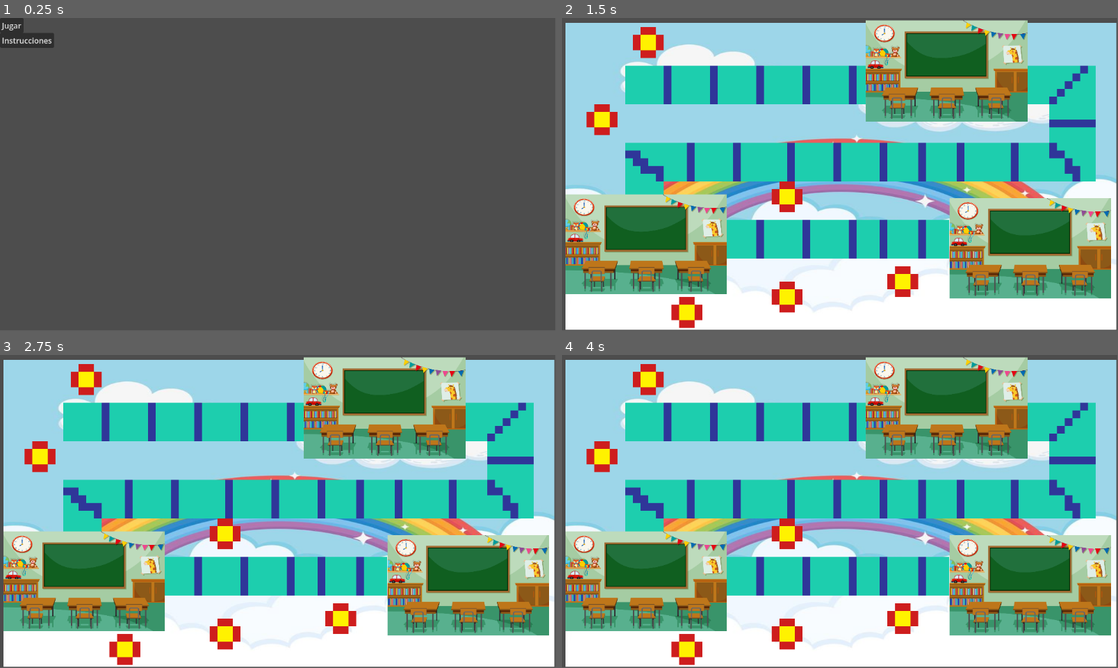
Above: before the commit, frames 1-4 (two rows, left to right).
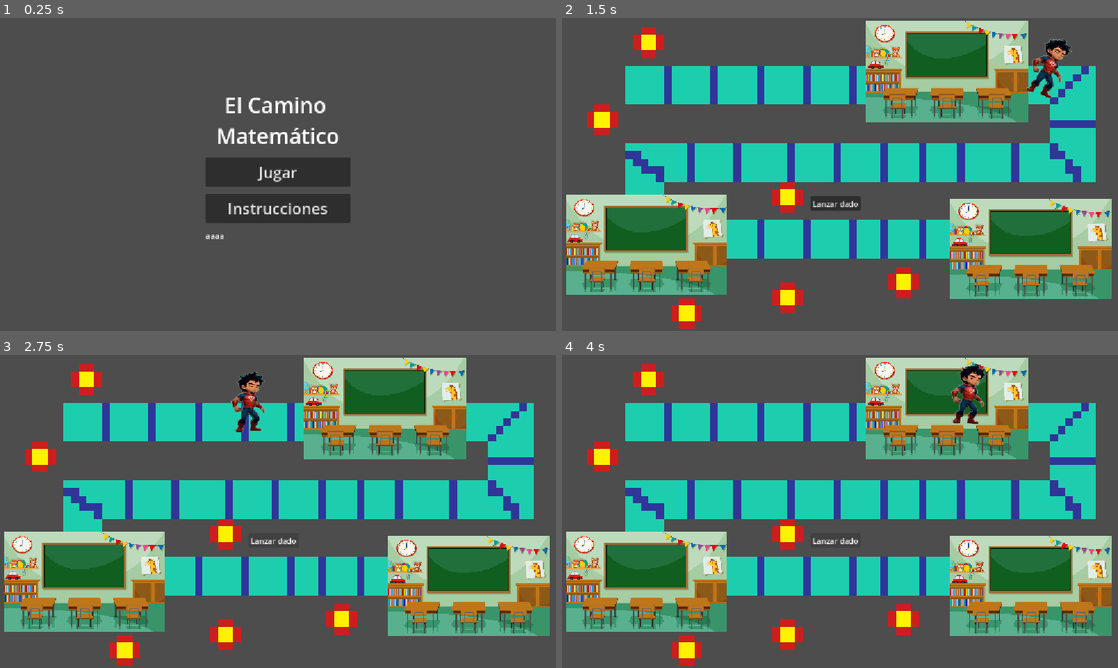
Above: after the commit, the same moments.

Repository: Rafax20/El_Camino_Matematico
Game: Godot game, scene res://Menu.tscn
Same seed, same stepped clock (60 frames per second), same inputs: the game is played once before the commit and once after it.
Inputs (mouse positions are in pixels of both pictures, inside the frame that each line leads up to):
- Up to frame 1 (0.25 s): no input
- Up to frame 2 (1.5 s): click "Instrucciones" at 0.5 s; click "Jugar" at 1.25 s
- Up to frame 3 (2.75 s): click (272, 539) at 2 s, where only the run after the commit has a clickable "Lanzar dado"
- Up to frame 4 (4 s): click (834, 539) at 2.75 s, where only the run after the commit has a clickable "Lanzar dado"; click (834, 539) at 3.5 s, where only the run after the commit has a clickable "Lanzar dado"
In our replay, the window is 799x449 before the commit and 800x450 after it. These sizes can differ from the game's own. Grey fills any space a smaller window leaves; there, only what the larger window draws over its background counts as a difference.

The runs differ from the first frame. In frame 1, 6.2% of the frame differs, in the area x 0-63%, y 0-71%; in frame 2, 50%; in frame 3, 50%; in frame 4, 50%, in the area x 0-100%, y 0-100%.

Commit message:
lanzamiento de dado + layout de menu

Diff:
--- a/Menu.tscn
+++ b/Menu.tscn
@@ -2,18 +2,57 @@
 
 [ext_resource type="Script" uid="uid://cit56mwt4hpd6" path="res://menu.gd" id="1_uubjt"]
 
+[sub_resource type="LabelSettings" id="LabelSettings_uubjt"]
+font_size = 44
+
 [node name="Node2D" type="Node2D" unique_id=1460850462]
 script = ExtResource("1_uubjt")
 
-[node name="Boton_Jugar" type="Button" parent="." unique_id=880563155]
-offset_right = 8.0
-offset_bottom = 8.0
+[node name="CanvasLayer" type="CanvasLayer" parent="." unique_id=381282370]
+
+[node name="Menu Principal" type="Control" parent="CanvasLayer" unique_id=1397428335]
+layout_mode = 3
+anchors_preset = 15
+anchor_right = 1.0
+anchor_bottom = 1.0
+grow_horizontal = 2
+grow_vertical = 2
+
+[node name="CenterContainer" type="CenterContainer" parent="CanvasLayer/Menu Principal" unique_id=1406621542]
+layout_mode = 1
+anchors_preset = 15
+anchor_right = 1.0
+anchor_bottom = 1.0
+grow_horizontal = 2
+grow_vertical = 2
+
+[node name="VBoxContainer" type="VBoxContainer" parent="CanvasLayer/Menu Principal/CenterContainer" unique_id=182991314]
+layout_mode = 2
+theme_override_constants/separation = 15
+
+[node name="Titulo" type="Label" parent="CanvasLayer/Menu Principal/CenterContainer/VBoxContainer" unique_id=589211455]
+layout_mode = 2
+theme_override_font_sizes/font_size = 64
+text = "El Camino
+Matemático"
+label_settings = SubResource("LabelSettings_uubjt")
+horizontal_alignment = 1
+
+[node name="Boton_Jugar" type="Button" parent="CanvasLayer/Menu Principal/CenterContainer/VBoxContainer" unique_id=880563155]
+custom_minimum_size = Vector2(300, 60)
+layout_mode = 2
+theme_override_font_sizes/font_size = 32
 text = "Jugar"
 
-[node name="Boton_Instrucciones" type="Button" parent="." unique_id=1239628299]
-offset_top = 31.0
-offset_right = 112.0
-offset_bottom = 62.0
+[node name="Boton_Instrucciones" type="Button" parent="CanvasLayer/Menu Principal/CenterContainer/VBoxContainer" unique_id=1239628299]
+custom_minimum_size = Vector2(200, 60)
+layout_mode = 2
+theme_override_font_sizes/font_size = 32
 text = "Instrucciones"
 
-[connection signal="pressed" from="Boton_Jugar" to="." method="_on_boton_jugar_pressed"]
+[node name="RichTextLabel" type="RichTextLabel" parent="CanvasLayer/Menu Principal/CenterContainer/VBoxContainer" unique_id=1798188654]
+custom_minimum_size = Vector2(0, 60)
+layout_mode = 2
+text = "aaaa"
+
+[connection signal="pressed" from="CanvasLayer/Menu Principal/CenterContainer/VBoxContainer/Boton_Jugar" to="." method="_on_boton_jugar_pressed"]
--- a/Tablero.tscn
+++ b/Tablero.tscn
@@ -1,10 +1,10 @@
 [gd_scene format=4 uid="uid://3sndlsy3yhub"]
 
-[ext_resource type="Script" uid="uid://bgt1uuidxt2g" path="res://prueba_export.gd" id="1_gg416"]
-[ext_resource type="Texture2D" uid="uid://bt76md14j0mxi" path="res://cielo.jpg" id="2_4uepw"]
 [ext_resource type="Texture2D" uid="uid://cdso8obcaj8jp" path="res://Tiles/Tiles/Assets/Assets.png" id="3_vsja1"]
 [ext_resource type="Texture2D" uid="uid://dd4c5737gqk8h" path="res://pixil-frame-0 (11).png" id="5_vauqj"]
+[ext_resource type="Texture2D" uid="uid://n5e7wjmtqfbq" path="res://Frames Saltando/PixVerse-V5-Image-Text-360P-ha-unscreen/unscreen-022-removebg-preview.png" id="6_4uepw"]
 [ext_resource type="Texture2D" uid="uid://csuguiyn6ffhc" path="res://Salon_de_clases.png" id="6_b0y27"]
+[ext_resource type="Script" uid="uid://ihl16gl3n6a0" path="res://path_follow_2d.gd" id="6_vauqj"]
 
 [sub_resource type="TileSetAtlasSource" id="TileSetAtlasSource_alv5u"]
 texture = ExtResource("3_vsja1")
@@ -361,16 +361,16 @@
 sources/0 = SubResource("TileSetAtlasSource_alv5u")
 sources/4 = SubResource("TileSetAtlasSource_ydci1")
 
+[sub_resource type="Curve2D" id="Curve2D_vauqj"]
+_data = {
+"points": PackedVector2Array(0, 0, 0, 0, 164, 138, 0, 0, 0, 0, 263, 137, 0, 0, 0, 0, 359, 138, 0, 0, 0, 0, 456, 139, 0, 0, 0, 0, 553, 139, 0, 0, 0, 0, 621, 137, 0, 0, 0, 0, 796, 119, 0, 0, 0, 0, 981, 136, 0, 0, 0, 0, 1065, 167, 0, 0, 0, 0, 1072, 267, 0, 0, 0, 0, 985, 310, 0, 0, 0, 0, 882, 300, 0, 0, 0, 0, 784, 295, 0, 0, 0, 0, 702, 308, 0, 0, 0, 0, 599, 294, 0, 0, 0, 0, 507, 295, 0, 0, 0, 0, 414, 290, 0, 0, 0, 0, 300, 290, 0, 0, 0, 0, 221, 296, 0, 0, 0, 0, 165, 336, 0, 0, 0, 0, 161, 469, 0, 0, 0, 0, 366, 465, 0, 0, 0, 0, 461, 452, 0, 0, 0, 0, 547, 464, 0, 0, 0, 0, 628, 465, 0, 0, 0, 0, 703, 464, 0, 0, 0, 0, 778, 464, 0, 0, 0, 0, 954, 475)
+}
+point_count = 28
+
 [node name="Node2D" type="Node2D" unique_id=482028138]
-script = ExtResource("1_gg416")
 
 [node name="Camera2D" type="Camera2D" parent="." unique_id=1504346046]
 position = Vector2(573, 321)
-
-[node name="Cielo" type="Sprite2D" parent="Camera2D" unique_id=501541505]
-position = Vector2(2.4999847, 4.499985)
-scale = Vector2(1.552989, 0.8654891)
-texture = ExtResource("2_4uepw")
 
 [node name="TileMapLayer" type="TileMapLayer" parent="." unique_id=274290252]
 tile_map_data = PackedByteArray("AAAaAAgABAABAAAAAAAZAAgABAACAAAAAAAYAAgABAABAAAAAAAXAAgABAABAAAAAAAWAAgABAABAAAAAAAVAA …(14016 unchanged characters)…
@@ -390,3 +390,26 @@
 position = Vector2(795, 107)
 scale = Vector2(0.33509496, 0.28340137)
 texture = ExtResource("6_b0y27")
+
+[node name="Path2D" type="Path2D" parent="." unique_id=756505470]
+curve = SubResource("Curve2D_vauqj")
+
+[node name="PathFollow2D" type="PathFollow2D" parent="Path2D" unique_id=824580815]
+position = Vector2(989.07135, 138.9787)
+rotation = 0.35354197
+progress = 827.2831
+script = ExtResource("6_vauqj")
+
+[node name="Sprite2D" type="Sprite2D" parent="Path2D/PathFollow2D" unique_id=129189860]
+position = Vector2(7.4440565, -43.927048)
+scale = Vector2(0.4606949, 0.38846102)
+texture = ExtResource("6_4uepw")
+
+[node name="BotonDado" type="Button" parent="." unique_id=1849345758]
+offset_left = 511.99997
+offset_top = 366.0
+offset_right = 616.0
+offset_bottom = 397.0
+text = "Lanzar dado"
+
+[connection signal="pressed" from="BotonDado" to="Path2D/PathFollow2D" method="_on_lanzar_dado_pressed"]
--- /dev/null
+++ b/path_follow_2d.gd
@@ -0,0 +1,30 @@
+extends PathFollow2D
+
+# Supongamos que tu tablero tiene 20 casillas
+var total_casillas = 28
+var casilla_actual = 0
+
+func avanzar_casillas(cantidad):
+	if casilla_actual + cantidad > total_casillas:
+		print("¡Llegaste a la meta!")
+		casilla_actual = total_casillas
+	else:
+		casilla_actual += cantidad
+
+	# Calculamos cuánto progreso representa cada casilla
+	# progress_ratio va de 0 (inicio) a 1 (final)
+	var destino_ratio = float(casilla_actual) / total_casillas
+
+	# Animamos el movimiento suavemente
+	var tween = create_tween()
+	tween.tween_property(self, "progress_ratio", destino_ratio, 1.0).set_trans(Tween.TRANS_SINE)
+
+func _on_lanzar_dado_pressed():
+	# Generamos el número aleatorio entre 1 y 6
+	var resultado = randi_range(1, 6)
+
+	# Imprimimos en consola para verificar (opcional)
+	print("Salió un: ", resultado)
+
+	# Llamamos a la función de movimiento pasando el resultado
+	avanzar_casillas(resultado)
--- a/project.godot
+++ b/project.godot
@@ -15,6 +15,10 @@
 config/features=PackedStringArray("4.6", "GL Compatibility")
 config/icon="res://icon.svg"
 
+[display]
+
+window/stretch/mode="canvas_items"
+
 [physics]
 
 3d/physics_engine="Jolt Physics"
--- a/prueba_export.gd
+++ /dev/null
@@ -1 +0,0 @@
-extends Node
Not shown, added: build/index.apple-touch-icon.png.import
Not shown, added: build/index.icon.png.import
Not shown, added: build/index.png.import
Not shown, added: path_follow_2d.gd.uid
Not shown, removed: prueba_export.gd.uid
Not shown, added: build/index.apple-touch-icon.png
Not shown, added: build/index.audio.position.worklet.js
Not shown, added: build/index.audio.worklet.js
Not shown, added: build/index.html
Not shown, added: build/index.icon.png
Not shown, added: build/index.js
Not shown, added: build/index.pck
(and 3 more such lines)
